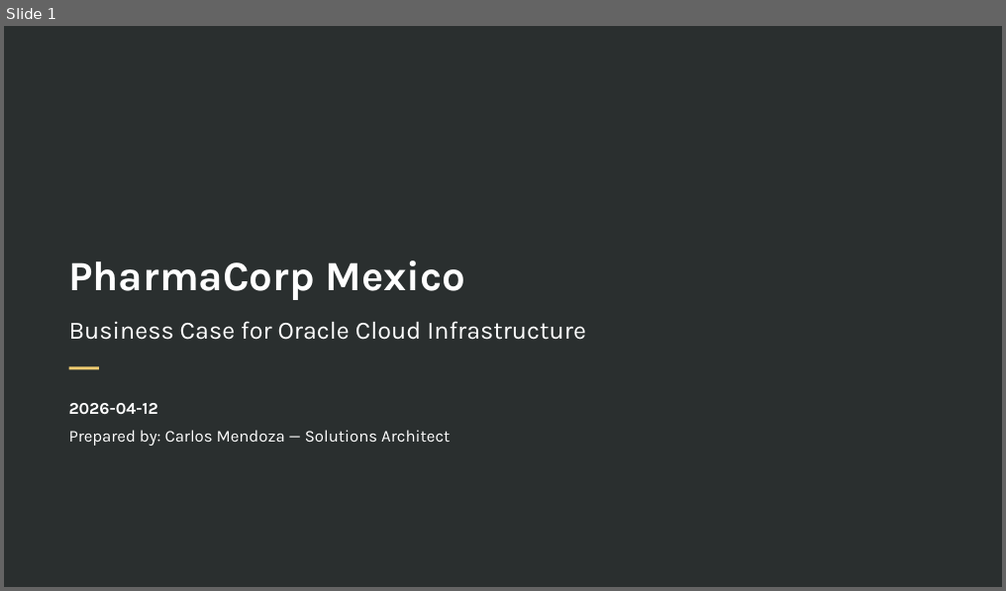
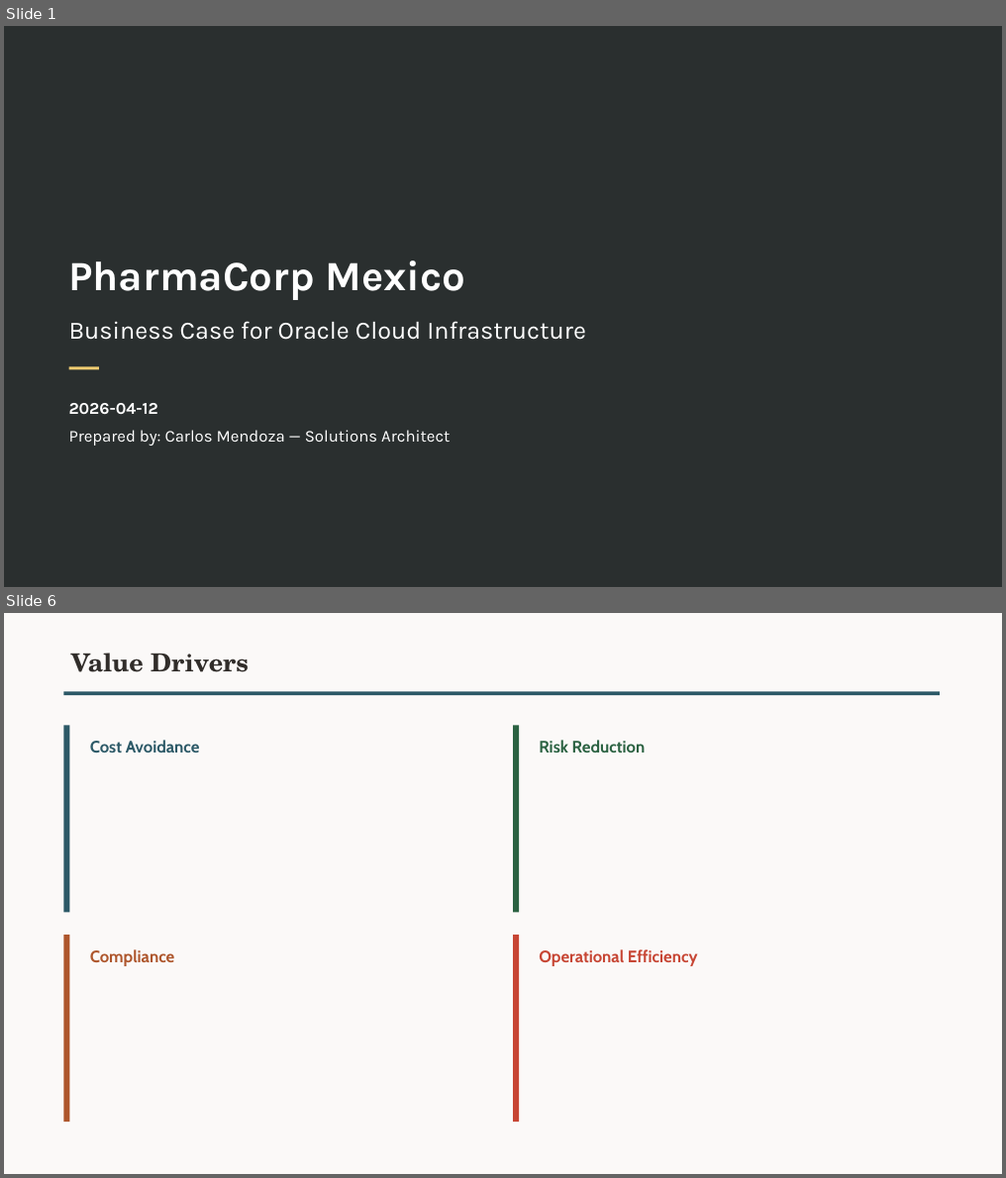
Before and after one commit to Diegoecab/oci-deal-accelerator, a slide deck: examples/output-demo-pharma-mx/opt08-business-case.pptx. Shown one above the other, each under a label of ours: slide 1 before the commit, slides 1 and 6 after it; the slides between them are not shown. The pictures are 1006x591 and 1006x1178 pixels, drawn with LibreOffice and Linux fonts; fonts in the diff are those of the drawing; background and template pictures are left out. Boxes give left, top, right and bottom in pixels: in the first picture for what was removed or moved away, otherwise in the second. Text is boxed around its words. In the diff, an @@ line names an element or a change of style, - is before the commit and + after.

```diff
--- a/examples/output-demo-pharma-mx/opt08-business-case.pptx
+++ b/examples/output-demo-pharma-mx/opt08-business-case.pptx
@@ slide 6 added at (4,613,1002,1174), background #FBF9F8 @@
@@ text added at (71,653,249,672), 24 pt, text #312D2A, bold @@
+Value Drivers
@@ rectangle added at (63,691,940,695), fill #2C5967 @@
@@ rectangle added at (63,725,70,912), fill #2C5967 @@
@@ rectangle added at (513,725,519,912), fill #2B6242 @@
@@ text added at (90,740,200,754), 16 pt, text #2C5967, bold @@
+Cost Avoidance
@@ text added at (539,740,646,753), 16 pt, text #2B6242, bold @@
+Risk Reduction
@@ rectangle added at (63,935,70,1122), fill #AE562C @@
@@ rectangle added at (513,935,519,1122), fill #C74634 @@
@@ text added at (90,950,175,966), 16 pt, text #AE562C, bold @@
+Compliance
@@ text added at (539,950,698,966), 16 pt, text #C74634, bold @@
+Operational Efficiency
```
Also in this commit, not shown: 6 slides changed, 1 other slide added, 1 slide removed, 4 other files.
